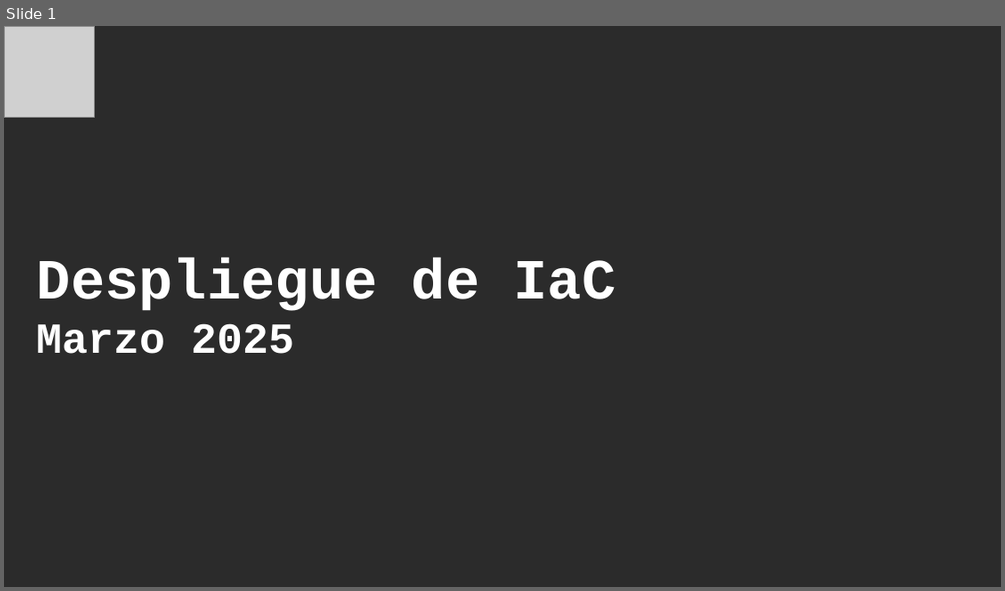
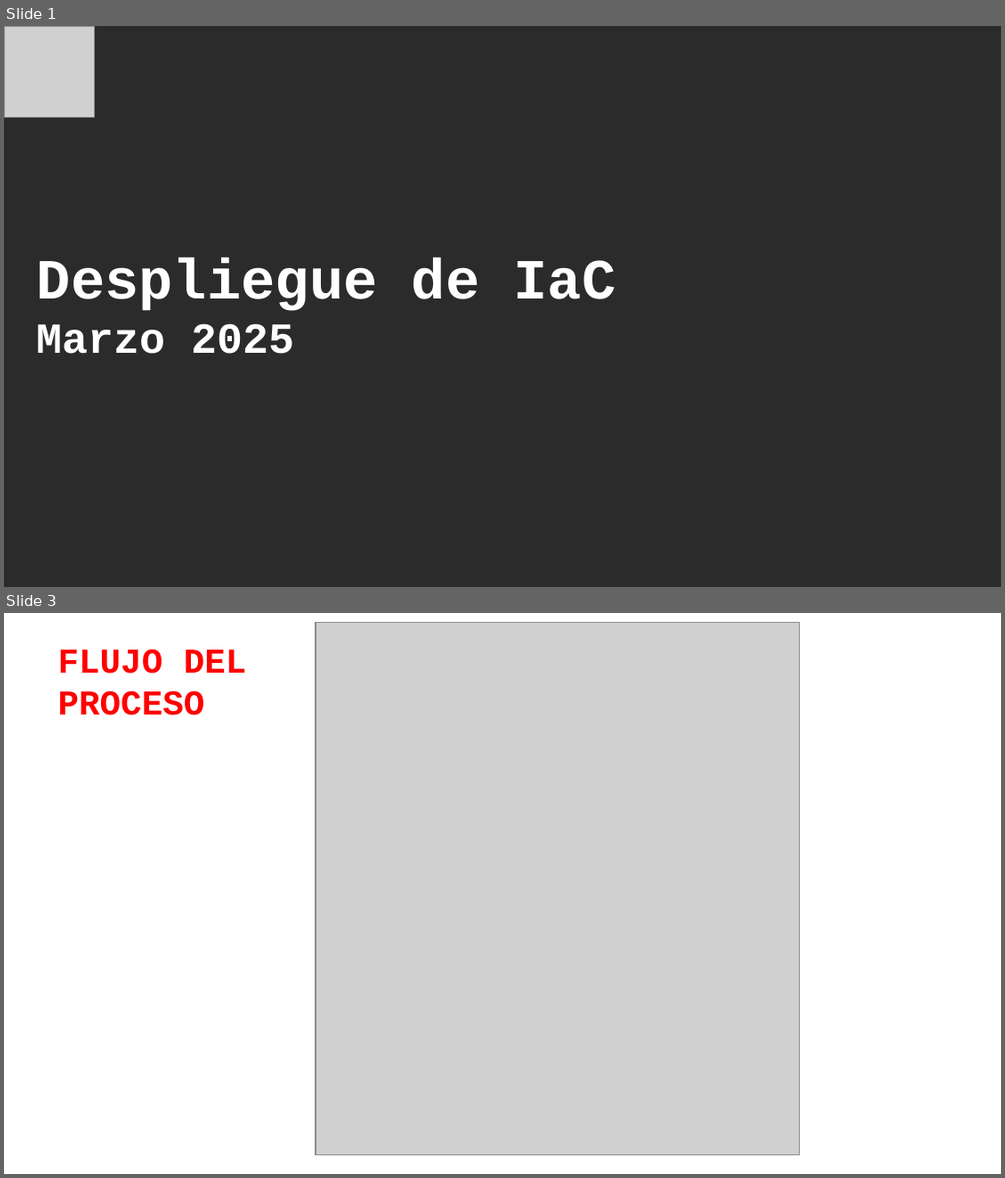
Before and after one commit to JorgeNeir/LabsGit, a slide deck: Despliegue IaC.pptx. Shown one above the other, each under a label of ours: slide 1 before the commit, slides 1 and 3 after it; the slides between them are not shown. The pictures are 1005x591 and 1005x1178 pixels, drawn with LibreOffice and Linux fonts; fonts in the diff are those of the drawing; grey boxes stand for pictures; background and template pictures are left out; a plain dark background stands for a picture behind light text. Boxes give left, top, right and bottom in pixels: in the first picture for what was removed or moved away, otherwise in the second. Text is boxed around its words. In the diff, an @@ line names an element or a change of style, - is before the commit and + after.

```diff
--- a/Despliegue IaC.pptx
+++ b/Despliegue IaC.pptx
@@ slide 3 added at (4, 613, 1001, 1174), background picture (left out) @@
@@ picture added at (315, 622, 799, 1155) @@
@@ title added at (58, 649, 247, 715), 25.2 pt, text #FF0000, bold @@
+FLUJO DEL PROCESO
```
Also in this commit, not shown: 1 slide changed, 5 other slides added, 6 slides removed.
